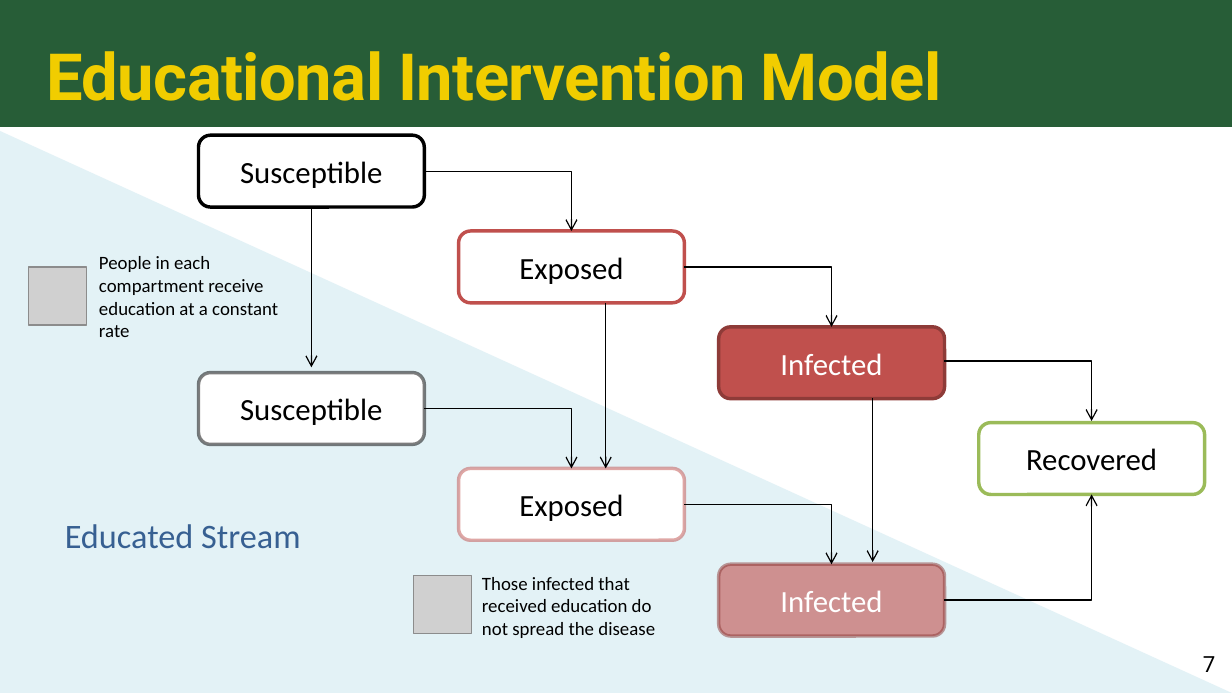
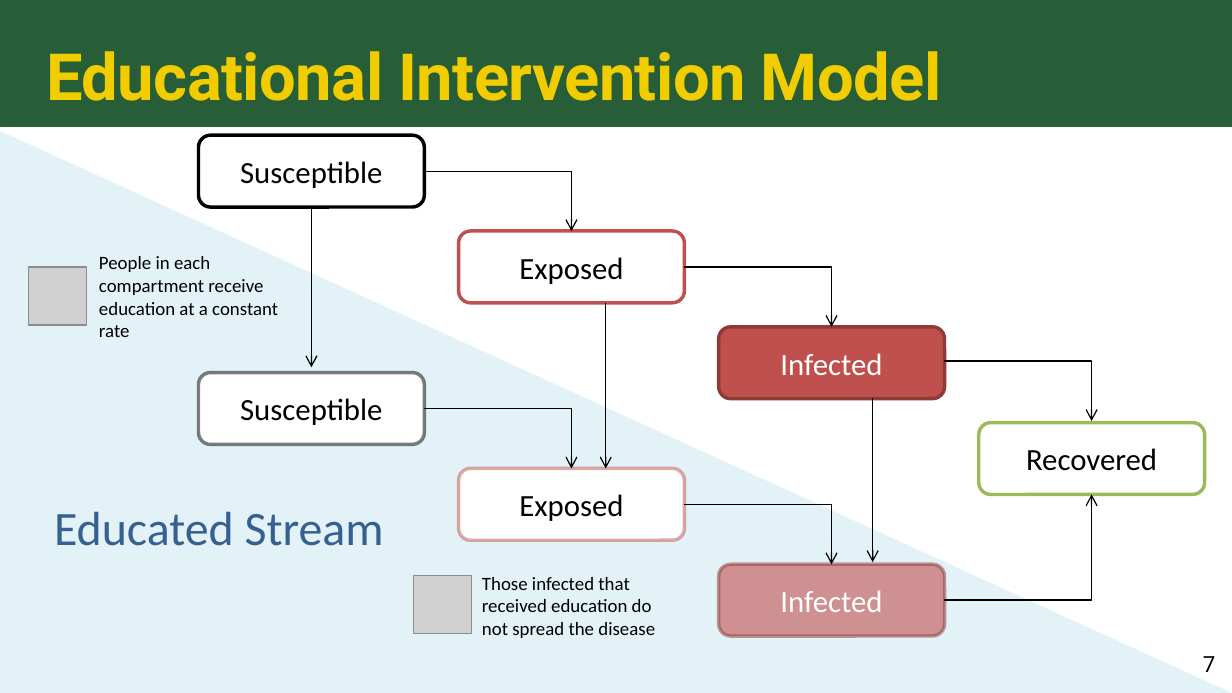
Before and after one commit to colbychristian/mpox_sier, a slide deck: slide 7 of Mpox_education_PPT.pptx. Drawn at 1232x693 pixels with LibreOffice and Linux fonts; fonts in the diff are those of the drawing; grey boxes stand for pictures. Boxes give left, top, right and bottom in pixels: in the first picture for what was removed or moved away, otherwise in the second. Text is boxed around its words. In the diff, an @@ line names an element or a change of style, - is before the commit and + after.

```diff
--- a/Mpox_education_PPT.pptx
+++ b/Mpox_education_PPT.pptx
@@ text "Educated Stream": place and size @@
-text "Educated Stream" at [65,524,300,548]
+text "Educated Stream" at [54,511,384,546]
@@ text "Educated Stream" at [54,511,384,546]: size 20 to 28 pt @@
```
Also in this commit, not shown: 2 other slides changed, 4 slides added, 1 slide removed.
